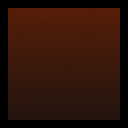
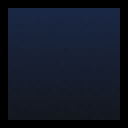
Revision of a layered (128, 128) image; what changed, layer by layer:
painted on "Layer" over [8, 8, 120, 120]
